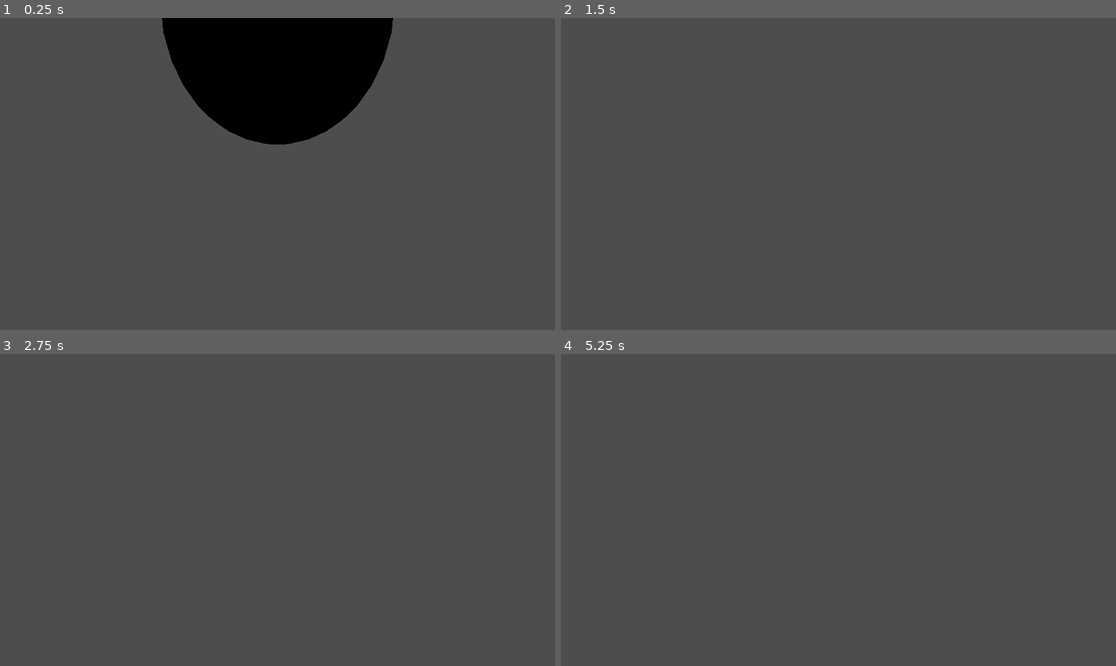
Above: before the commit, frames 1-4 (two rows, left to right).
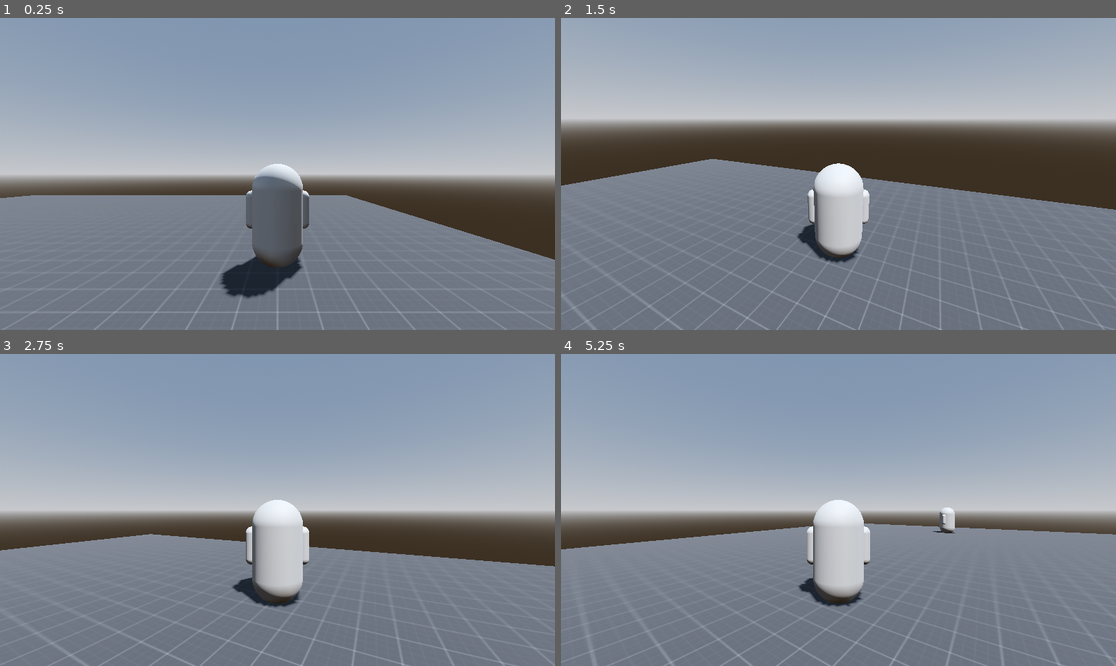
Above: after the commit, the same moments.

Repository: TheNickOfTime/design-challenge-jan
Game: Godot game, scene res://Scenes/test.tscn
Two runs of this game, one before a commit and one after it. Both use one fixed random seed, a clock stepped at 60 frames per second and the inputs below.
Inputs (mouse positions are in pixels of both pictures, inside the frame that each line leads up to):
- Up to frame 1 (0.25 s): no input
- Up to frame 2 (1.5 s): tap Enter (ui_accept) at 0.5, 0.77, 0.8, 1.07, 1.25, 1.35 s; move the mouse to (960, 158) at 0.52 s; hold Right (ui_right) 0.53-1.28 s; hold Tab (character_switch, bound only after the commit) 0.53-1.28 s; move the mouse to (727, 189) at 1.27 s; hold Down (ui_down) from 1.28 s (still down)
- Up to frame 3 (2.75 s): tap Enter (ui_accept) at 1.52, 1.82, 2, 2.3 s; tap Tab (character_switch, bound only after the commit) at 1.55 s; move the mouse to (333, 441) at 2.02 s; release Down (ui_down) at 2.03 s; hold Right (ui_right) from 2.03 s (still down); hold Tab (character_switch, bound only after the commit) from 2.03 s (still down)
- Up to frame 4 (5.25 s): tap Enter (ui_accept) at 2.75, 3.02, 3.32, 3.5, 3.6, 3.77, 4.07, 4.25, 4.52, 4.82 s; move the mouse to (810, 572) at 2.77 s; release Right (ui_right) at 2.78 s; release Tab (character_switch, bound only after the commit) at 2.78 s; hold Up (ui_up) 2.78-3.53 s; tap Tab (character_switch, bound only after the commit) at 2.85, 4.35 s; move the mouse to (1005, 556) at 3.52 s; hold Left (ui_left) 3.53-5.03 s; tap Escape (ui_cancel) at 4.15 s; move the mouse to (672, 463) at 4.27 s; move the mouse to (866, 510) at 5.02 s; hold Down (ui_down) from 5.03 s (still down); hold Tab (character_switch, bound only after the commit) from 5.03 s (still down)

The runs differ from the first frame. In frame 1, 96% of the frame differs, in the area x 0-100%, y 0-100%; in frame 2, 97%; in frame 3, 97%; in frame 4, 97%.

Commit message:
Created basic 3rd person controller with the ability to swap between controlled characters

Diff:
--- /dev/null
+++ b/Prefab/camera.tscn
@@ -0,0 +1,11 @@
+[gd_scene load_steps=2 format=3 uid="uid://dufv3576nm313"]
+
+[ext_resource type="Script" path="res://Scripts/Camera.gd" id="1_1v1ji"]
+
+[node name="Camera" type="SpringArm3D" groups=["Camera"]]
+transform = Transform3D(1, 0, 0, 0, 1, 0, 0, 0, 1, 0, 2, 0)
+collision_mask = 6
+spring_length = 4.0
+script = ExtResource("1_1v1ji")
+
+[node name="Camera3D" type="Camera3D" parent="."]
--- a/Prefab/character.tscn
+++ b/Prefab/character.tscn
@@ -6,7 +6,11 @@
 radius = 0.35
 height = 1.8
 
-[node name="Character" type="CharacterBody3D"]
+[sub_resource type="CapsuleMesh" id="CapsuleMesh_rufeg"]
+radius = 0.125
+height = 0.75
+
+[node name="Character" type="CharacterBody3D" groups=["Character"]]
 
 [node name="MeshInstance3D" type="MeshInstance3D" parent="."]
 transform = Transform3D(1, 0, 0, 0, 1, 0, 0, 0, 1, 0, 1, 0)
@@ -15,3 +19,11 @@
 [node name="CollisionShape3D" type="CollisionShape3D" parent="."]
 transform = Transform3D(1, 0, 0, 0, 1, 0, 0, 0, 1, 0, 1, 0)
 shape = SubResource("CapsuleShape3D_mapii")
+
+[node name="MeshInstance3D2" type="MeshInstance3D" parent="."]
+transform = Transform3D(1, 0, 0, 0, 1, 0, 0, 0, 1, 0.5, 1.1, 0)
+mesh = SubResource("CapsuleMesh_rufeg")
+
+[node name="MeshInstance3D3" type="MeshInstance3D" parent="."]
+transform = Transform3D(1, 0, 0, 0, 1, 0, 0, 0, 1, -0.5, 1.1, 0)
+mesh = SubResource("CapsuleMesh_rufeg")
--- a/Scenes/test.tscn
+++ b/Scenes/test.tscn
@@ -1,10 +1,25 @@
-[gd_scene load_steps=8 format=3 uid="uid://7ijkhnchf7ja"]
+[gd_scene load_steps=11 format=3 uid="uid://7ijkhnchf7ja"]
 
 [ext_resource type="PackedScene" uid="uid://dqbg4b32kyjx7" path="res://Prefab/character.tscn" id="1_71qv7"]
 [ext_resource type="Script" path="res://Scripts/Controller.gd" id="1_vb8a6"]
 [ext_resource type="Material" uid="uid://b30nyv8fik6a3" path="res://Materials/Prototype/material_prototype.tres" id="2_2t20c"]
 [ext_resource type="Script" path="res://Scripts/Character.gd" id="3_0ms43"]
-[ext_resource type="Script" path="res://Scripts/Camera.gd" id="4_nxde1"]
+[ext_resource type="PackedScene" uid="uid://dufv3576nm313" path="res://Prefab/camera.tscn" id="4_g45id"]
+
+[sub_resource type="ProceduralSkyMaterial" id="ProceduralSkyMaterial_xc4vq"]
+sky_horizon_color = Color(0.64625, 0.65575, 0.67075, 1)
+ground_horizon_color = Color(0.64625, 0.65575, 0.67075, 1)
+
+[sub_resource type="Sky" id="Sky_xnv3u"]
+sky_material = SubResource("ProceduralSkyMaterial_xc4vq")
+
+[sub_resource type="Environment" id="Environment_cp6nh"]
+background_mode = 2
+sky = SubResource("Sky_xnv3u")
+tonemap_mode = 2
+ssao_enabled = true
+sdfgi_enabled = true
+glow_enabled = true
 
 [sub_resource type="BoxMesh" id="BoxMesh_4d8yh"]
 size = Vector3(25, 0.5, 25)
@@ -14,17 +29,25 @@
 
 [node name="Node3D" type="Node3D"]
 
+[node name="WorldEnvironment" type="WorldEnvironment" parent="."]
+environment = SubResource("Environment_cp6nh")
+
+[node name="DirectionalLight3D" type="DirectionalLight3D" parent="."]
+transform = Transform3D(-0.866025, -0.433013, 0.25, 0, 0.5, 0.866025, -0.5, 0.75, -0.433013, 0, 0, 0)
+shadow_enabled = true
+
 [node name="Controller" type="Node3D" parent="."]
 script = ExtResource("1_vb8a6")
 
-[node name="Character" parent="." instance=ExtResource("1_71qv7")]
-transform = Transform3D(1, 0, 0, 0, 1, 0, 0, 0, 1, 0, 0.25, 0)
+[node name="Character_A" parent="." instance=ExtResource("1_71qv7")]
+transform = Transform3D(1, 0, 0, 0, 1, 0, 0, 0, 1, 7, 0.25, 0)
 script = ExtResource("3_0ms43")
 
-[node name="Camera" type="SpringArm3D" parent="."]
-script = ExtResource("4_nxde1")
+[node name="Character_B" parent="." instance=ExtResource("1_71qv7")]
+transform = Transform3D(1, 0, 0, 0, 1, 0, 0, 0, 1, -7, 0.25, 0)
+script = ExtResource("3_0ms43")
 
-[node name="Camera3D" type="Camera3D" parent="Camera"]
+[node name="Camera" parent="." instance=ExtResource("4_g45id")]
 
 [node name="Floor" type="StaticBody3D" parent="."]
 
--- a/Scripts/Camera.gd
+++ b/Scripts/Camera.gd
@@ -1,11 +1,29 @@
 extends SpringArm3D
+class_name PlayerCamera
 
 
-# Called when the node enters the scene tree for the first time.
-func _ready():
-	pass # Replace with function body.
+var character : CharacterBody3D
+var offset : Vector3 = Vector3(0, 1.8, 0)
+var mouse_delta : Vector2
+var pan_speed : float = 0.25
+var pan_direction : int = -1
+var max_angle : float = 30
 
 
-# Called every frame. 'delta' is the elapsed time since the previous frame.
+func _ready():
+	pass
+
+
 func _process(delta):
-	pass
+	follow_camera(delta)
+	rotate_camera(delta)
+
+
+func follow_camera(delta : float):
+	position = character.position + offset
+
+
+func rotate_camera(delta : float):
+	rotate_y(mouse_delta.x * pan_direction * pan_speed * delta)
+	rotate_object_local(Vector3.RIGHT, mouse_delta.y * pan_direction * pan_speed * delta)
+	rotation.x = clamp(rotation.x, deg_to_rad(-max_angle), deg_to_rad(max_angle))
--- a/Scripts/Character.gd
+++ b/Scripts/Character.gd
@@ -1,26 +1,30 @@
 extends CharacterBody3D
+class_name PlayerCharacter
 
 
 const SPEED = 5.0
 const JUMP_VELOCITY = 4.5
 
+var move_direction : Vector2
+
+var rotate_speed : float = 1
+var rotate_direction : Vector2
+
 # Get the gravity from the project settings to be synced with RigidBody nodes.
 var gravity = ProjectSettings.get_setting("physics/3d/default_gravity")
 
+func _process(delta):
+	rotate_character(delta)
 
 func _physics_process(delta):
 	# Add the gravity.
 	if not is_on_floor():
 		velocity.y -= gravity * delta
 
-	# Handle Jump.
-	if Input.is_action_just_pressed("ui_accept") and is_on_floor():
-		velocity.y = JUMP_VELOCITY
+	move(move_direction)
 
-	# Get the input direction and handle the movement/deceleration.
-	# As good practice, you should replace UI actions with custom gameplay actions.
-	var input_dir = Input.get_vector("ui_left", "ui_right", "ui_up", "ui_down")
-	var direction = (transform.basis * Vector3(input_dir.x, 0, input_dir.y)).normalized()
+func move(move_direction : Vector2):
+	var direction = (transform.basis * Vector3(move_direction.x, 0, move_direction.y)).normalized()
 	if direction:
 		velocity.x = direction.x * SPEED
 		velocity.z = direction.z * SPEED
@@ -29,3 +33,7 @@
 		velocity.z = move_toward(velocity.z, 0, SPEED)
 
 	move_and_slide()
+
+func rotate_character(delta : float):
+	rotate_y(rotate_direction.x * -0.25 * delta)
+	pass
--- a/Scripts/Controller.gd
+++ b/Scripts/Controller.gd
@@ -1,11 +1,66 @@
 extends Node3D
+class_name PlayerController
+
+var characters : Array[Node]
+var camera : PlayerCamera
+
+var character_index : float = 0
+var move_direction : Vector2 = Vector2.ZERO
+var look_direction : Vector2 = Vector2.ZERO
+
+var character: PlayerCharacter:
+	get:
+		return characters[character_index] as PlayerCharacter
 
 
-# Called when the node enters the scene tree for the first time.
 func _ready():
-	pass # Replace with function body.
+	characters = get_tree().get_nodes_in_group("Character")
+	camera = get_tree().get_first_node_in_group("Camera")
+
+	setup_camera()
 
 
-# Called every frame. 'delta' is the elapsed time since the previous frame.
 func _process(delta):
+	input_poll()
+	update_camera()
+	update_player()
+	look_direction = Vector2.ZERO
+
+
+func _input(event):
+	if event.is_action_pressed("character_switch"):
+		switch_character()
+
+	if event is InputEventMouseMotion:
+			look_direction = event.relative
+
+	if event.is_action_pressed("ui_cancel"):
+		Input.mouse_mode = Input.MOUSE_MODE_VISIBLE
+
+
+func input_poll():
+	move_direction = Input.get_vector("move_left", "move_right", "move_forward", "move_back")
+
+
+func switch_character():
+	character_index = wrapi(character_index + 1, 0, characters.size())
+	setup_camera()
+
+
+func setup_player():
 	pass
+
+
+func update_player():
+	character.move_direction = move_direction
+	character.rotate_direction = look_direction
+
+
+func setup_camera():
+	Input.mouse_mode = Input.MOUSE_MODE_CAPTURED
+	camera.character = character
+	camera.global_rotation = character.global_rotation
+
+
+func update_camera():
+	camera.mouse_delta = look_direction
--- a/project.godot
+++ b/project.godot
@@ -8,9 +8,73 @@
 
 config_version=5
 
+_global_script_classes=[{
+"base": "SpringArm3D",
+"class": &"PlayerCamera",
+"language": &"GDScript",
+"path": "res://Scripts/Camera.gd"
+}, {
+"base": "CharacterBody3D",
+"class": &"PlayerCharacter",
+"language": &"GDScript",
+"path": "res://Scripts/Character.gd"
+}, {
+"base": "Node3D",
+"class": &"PlayerController",
+"language": &"GDScript",
+"path": "res://Scripts/Controller.gd"
+}]
+_global_script_class_icons={
+"PlayerCamera": "",
+"PlayerCharacter": "",
+"PlayerController": ""
+}
+
 [application]
 
 config/name="design-challenge-jan"
 run/main_scene="res://Scenes/test.tscn"
 config/features=PackedStringArray("4.0", "Forward Plus")
 config/icon="res://icon.svg"
+
+[input]
+
+move={
+"deadzone": 0.5,
+"events": [Object(InputEventKey,"resource_local_to_scene":false,"resource_name":"","device":0,"window_id":0,"alt_pressed":false,"shift_pressed":false,"ctrl_pressed":false,"meta_pressed":false,"pressed":false,"keycode":0,"physical_keycode":87,"unicode":0,"echo":false,"script":null)
+, Object(InputEventKey,"resource_local_to_scene":false,"resource_name":"","device":0,"window_id":0,"alt_pressed":false,"shift_pressed":false,"ctrl_pressed":false,"meta_pressed":false,"pressed":false,"keycode":0,"physical_keycode":83,"unicode":0,"echo":false,"script":null)
+, Object(InputEventKey,"resource_local_to_scene":false,"resource_name":"","device":0,"window_id":0,"alt_pressed":false,"shift_pressed":false,"ctrl_pressed":false,"meta_pressed":false,"pressed":false,"keycode":0,"physical_keycode":65,"unicode":0,"echo":false,"script":null)
+, Object(InputEventKey,"resource_local_to_scene":false,"resource_name":"","device":0,"window_id":0,"alt_pressed":false,"shift_pressed":false,"ctrl_pressed":false,"meta_pressed":false,"pressed":false,"keycode":0,"physical_keycode":68,"unicode":0,"echo":false,"script":null)
+]
+}
+move_forward={
+"deadzone": 0.5,
+"events": [Object(InputEventKey,"resource_local_to_scene":false,"resource_name":"","device":0,"window_id":0,"alt_pressed":false,"shift_pressed":false,"ctrl_pressed":false,"meta_pressed":false,"pressed":false,"keycode":0,"physical_keycode":87,"unicode":0,"echo":false,"script":null)
+]
+}
+move_back={
+"deadzone": 0.5,
+"events": [Object(InputEventKey,"resource_local_to_scene":false,"resource_name":"","device":0,"window_id":0,"alt_pressed":false,"shift_pressed":false,"ctrl_pressed":false,"meta_pressed":false,"pressed":false,"keycode":0,"physical_keycode":83,"unicode":0,"echo":false,"script":null)
+]
+}
+move_left={
+"deadzone": 0.5,
+"events": [Object(InputEventKey,"resource_local_to_scene":false,"resource_name":"","device":0,"window_id":0,"alt_pressed":false,"shift_pressed":false,"ctrl_pressed":false,"meta_pressed":false,"pressed":false,"keycode":0,"physical_keycode":65,"unicode":0,"echo":false,"script":null)
+]
+}
+move_right={
+"deadzone": 0.5,
+"events": [Object(InputEventKey,"resource_local_to_scene":false,"resource_name":"","device":0,"window_id":0,"alt_pressed":false,"shift_pressed":false,"ctrl_pressed":false,"meta_pressed":false,"pressed":false,"keycode":0,"physical_keycode":68,"unicode":0,"echo":false,"script":null)
+]
+}
+character_switch={
+"deadzone": 0.5,
+"events": [Object(InputEventKey,"resource_local_to_scene":false,"resource_name":"","device":0,"window_id":0,"alt_pressed":false,"shift_pressed":false,"ctrl_pressed":false,"meta_pressed":false,"pressed":false,"keycode":0,"physical_keycode":4194306,"unicode":0,"echo":false,"script":null)
+]
+}
+
+[layer_names]
+
+3d_physics/layer_1="Default"
+3d_physics/layer_2="Player"
+3d_physics/layer_3="Camera"
Not shown: 1 places in Prefab/character.tscn that only renumber resources
